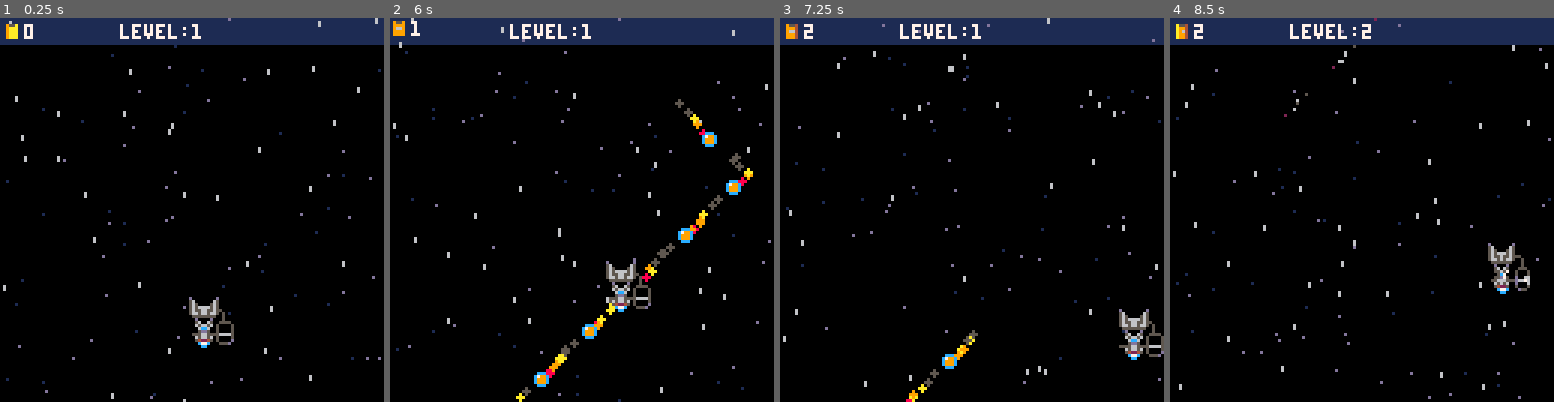
Above: before the commit, frames 1-4 (left to right).
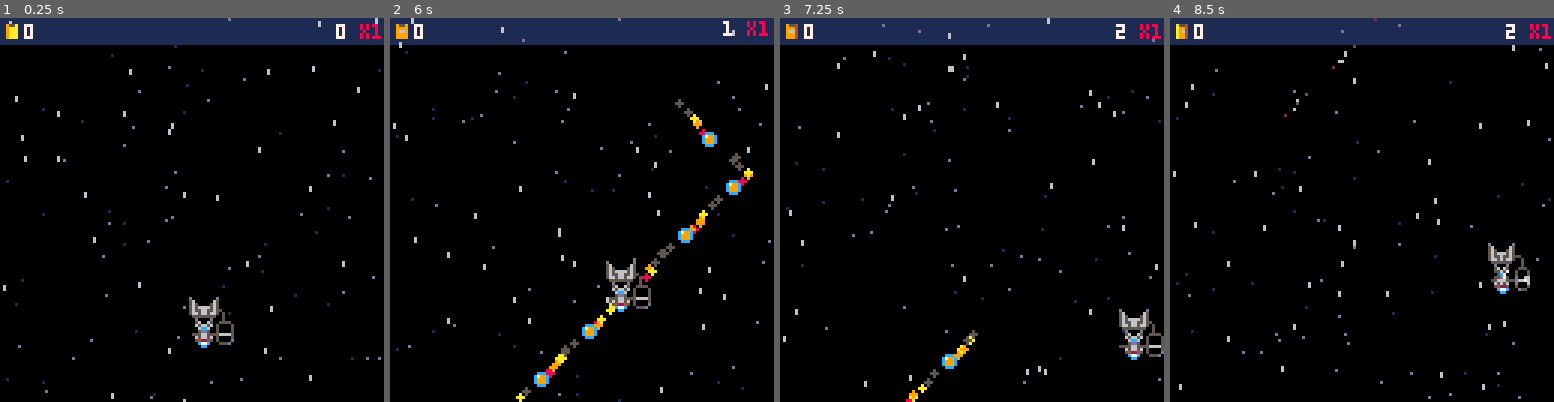
Above: after the commit, the same moments.

Repository: jacobneal65/drop-p8
Game: PICO-8 cartridge drop.p8
Same seed, same stepped clock (60 frames per second), same inputs: the game is played once before the commit and once after it.
Inputs:
- Up to frame 1 (0.25 s): no input
- Up to frame 2 (6 s): hold Right 1.6-2.1 s; hold Up 2.15-2.42 s; hold Right 2.47-3.03 s; hold Left 3.08-3.58 s; hold Down 3.63-3.97 s; hold Right 4.02-4.68 s; hold Up 4.73-5.03 s; hold Left 5.08-5.68 s; hold Down from 5.73 s (still down)
- Up to frame 3 (7.25 s): release Down at 6.03 s; hold Right 6.08-6.58 s; hold Right 6.63-7.13 s; hold Up from 7.18 s (still down)
- Up to frame 4 (8.5 s): release Up at 7.45 s; hold Right 7.5-8.07 s; hold Left from 8.12 s (still down)

The runs differ from the first frame. In frame 1, 0.5% of the frame differs, in the area x 31-100%, y 1-6%; in frame 2, 0.7%, in the area x 0-99%, y 0-6%; in frame 3, 0.5%; in frame 4, 0.5%.

Commit message:
initial work on combo score

Diff:
--- a/drop.p8
+++ b/drop.p8
@@ -7,6 +7,7 @@
 --by olivander65
 function _init()
 	music(1)
+	t=0
 	debug={""}
 	effects={}
 	--two flame effects
@@ -32,9 +33,15 @@
 	grav=2
 	frict=0.90
 	level=1--level
+
+	mult=1
+	mult_up=0
+	combo=0
+
 	pt=0--points
-	pt_total=50
-	t=0
+	pt_total=500
+
+
 	--stars
 	starx={}
 	stary={}
@@ -203,18 +210,23 @@
 	fire(t.x+5,t.y+5,0,-0.5,2,3,f1c)
 	end
 
-
-	local lx,ly=8,2,2
+	--points
+	spr(get_frame(ss_ani,2),0,0)
+	print(pt,8,2,7)
+
+	--combo
+	local c = combo.." x"..mult
+	local lx,ly=128-#c*4,2
 	if score_intensity > 0 then
 		lx,ly,score_intensity=shake_field(lx,ly,score_intensity)
 	end
-	spr(get_frame(ss_ani,2),lx-8,ly-2)
-	print(pt,lx,ly,7)
-
-	print("level:"..level,40,2,7)
+	print(c,lx,ly,8)
+	print(combo,lx,ly,7)
+
+	--print("level:"..level,40,2,7)
 end
 -->8
---pickups
+--fruit
 --load trash is called at
 --start and each new level
 function load_trash()
@@ -374,7 +385,12 @@
 			--trash captured
 			if trash_collides(trash) then
 				score_intensity=0.5
-				pt+=1
+				mult_up+=1
+				if mult_up > 9 then
+					mult_up=0
+					mult+=1
+				end
+				combo+=1*mult
 				del(trashs,trash)
 				sfx(1)
 			end
@@ -384,6 +400,8 @@
 			or trash.y<=t_uybnd
 			then
 				del(trashs,trash)
+				mult=1
+				mult_up=0
 				sfx(0)
 			end
 		end
@@ -629,10 +647,10 @@
 __gfx__
 0000000000000000000000000d0000d00d000d000007700000c77c000007700000c77c0000000000000000000000000000000000000000000000000000000000
 00000000000d00000000d000056006500560650000000000000cc000000cc00000c77c0000000000000000000000000000000000000000000000000000000000
-00700700000560000006500006566560055657000000000000000000000cc000000cc00000000000000000000000000000000000000000000000000000000000
-000770000005650000565000006cc600005c70000000000000000000000000000000000000000000000000000000000000000000000000000000000000000000
-000770000005656666565000005dd500055d75000000000000000000000000000000000000000000000000000000000000000000000000000000000000000000
-00700700000565566556500055566555556665550000000000000000000000000000000000000000000000000000000000000000000000000000000000000000
+00700700000560000006500006566560055657000000000000000000000cc000000cc00000000000000000000000900000090000009009000000000000000000
+000770000005650000565000006cc600005c7000000000000000000000000000000000000000000000000000009a90000009a900000a90000000000000000000
+000770000005656666565000005dd500055d75000000000000000000000000000000000000000000000000000009a900009a90000009a0000000000000000000
+00700700000565566556500055566555556665550000000000000000000000000000000000000000000000000009000000009000009009000000000000000000
 00000000000566566566500006566560065656000000000000000000000000000000000000000000000000000000000000000000000000000000000000000000
 00000000000055555555000005422450054225000000000000000000000000000000000000000000000000000000000000000000000000000000000000000000
 00000000000000000000000000555500005550000055500000000000000000000000000000000000000000000000000000000000000000000000000000000000
